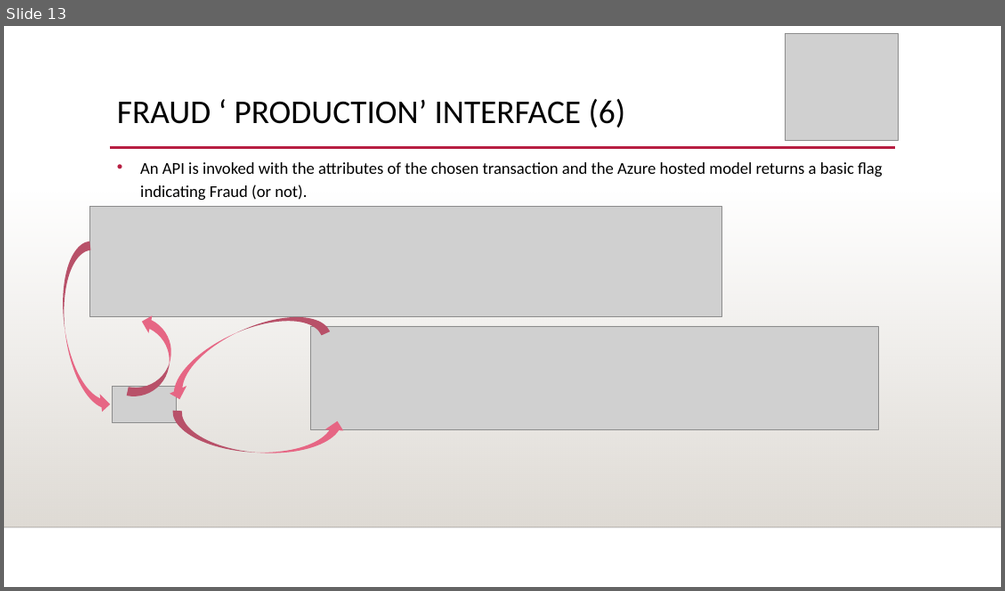
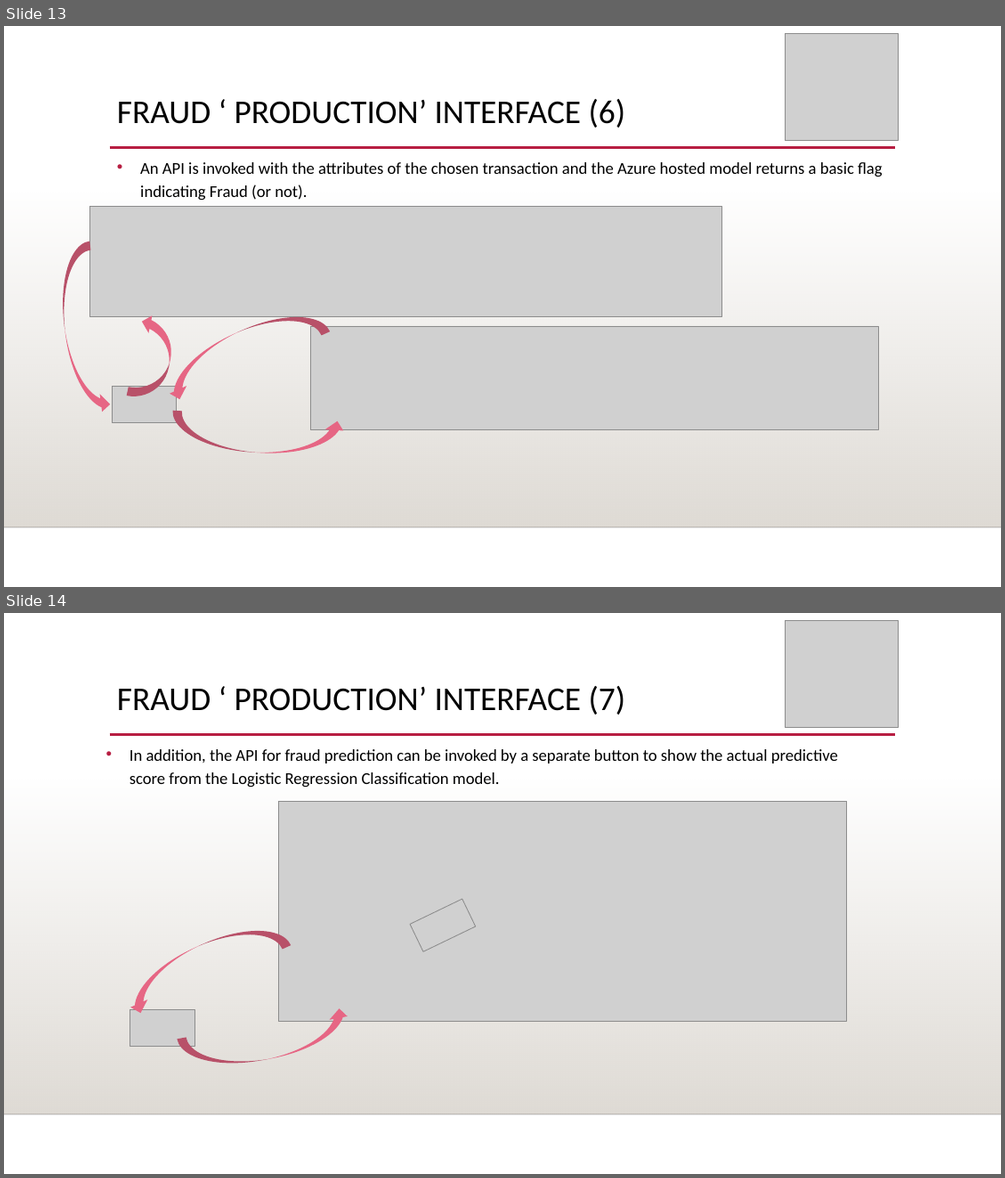
Before and after one commit to JackDaedalus/DBS_FinalProject, a slide deck: Final_Report/User Guide/10524150_DBSFinalProject_UserGuide cf v1-0 200920.pptx. Shown one above the other, each under a label of ours: slide 13 before the commit, slides 13 and 14 after it. The pictures are 1005x591 and 1005x1178 pixels, drawn with LibreOffice and Linux fonts; fonts in the diff are those of the drawing; grey boxes stand for pictures; background and template pictures are left out. Boxes give left, top, right and bottom in pixels: in the first picture for what was removed or moved away, otherwise in the second. Text is boxed around its words. In the diff, an @@ line names an element or a change of style, - is before the commit and + after.

```diff
--- a/Final_Report/User Guide/10524150_DBSFinalProject_UserGuide cf v1-0 200920.pptx
+++ b/Final_Report/User Guide/10524150_DBSFinalProject_UserGuide cf v1-0 200920.pptx
@@ slide 14 added at (x1=4, y1=613, x2=1001, y2=1174), background picture (left out); not listed: 3 template elements that a slide beside it also shows @@
@@ picture added at (x1=785, y1=620, x2=898, y2=728) @@
@@ title added at (x1=117, y1=686, x2=626, y2=714), 32 pt, text #000000 @@
+FRAUD ‘ PRODUCTION’ INTERFACE (7)
@@ text added at (x1=129, y1=749, x2=838, y2=787), 16 pt, text #000000 @@
+• In addition, the API for fraud prediction can be invoked by a separate button to show the actual predictive score from the Logistic Regression Classification model.
@@ picture added at (x1=279, y1=802, x2=847, y2=1022) @@
@@ picture added at (x1=410, y1=899, x2=476, y2=952) @@
@@ curved right arrow added at (x1=116, y1=911, x2=291, y2=1017), fill #E66684 @@
@@ picture added at (x1=130, y1=1009, x2=194, y2=1046) @@
@@ curved right arrow added at (x1=177, y1=1007, x2=355, y2=1075), fill #E66684 @@
```
Also in this commit, not shown: 1 other slide added, 19 other files.
